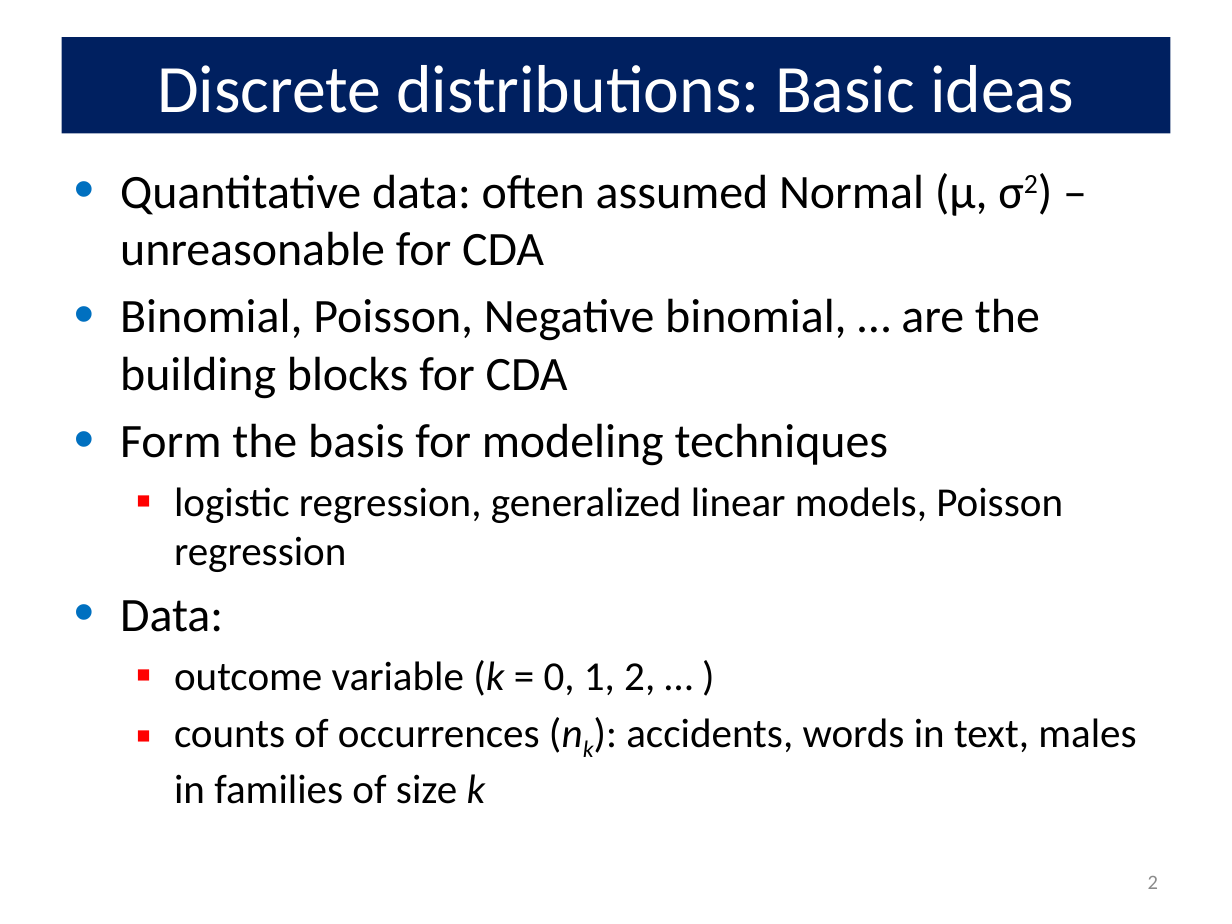
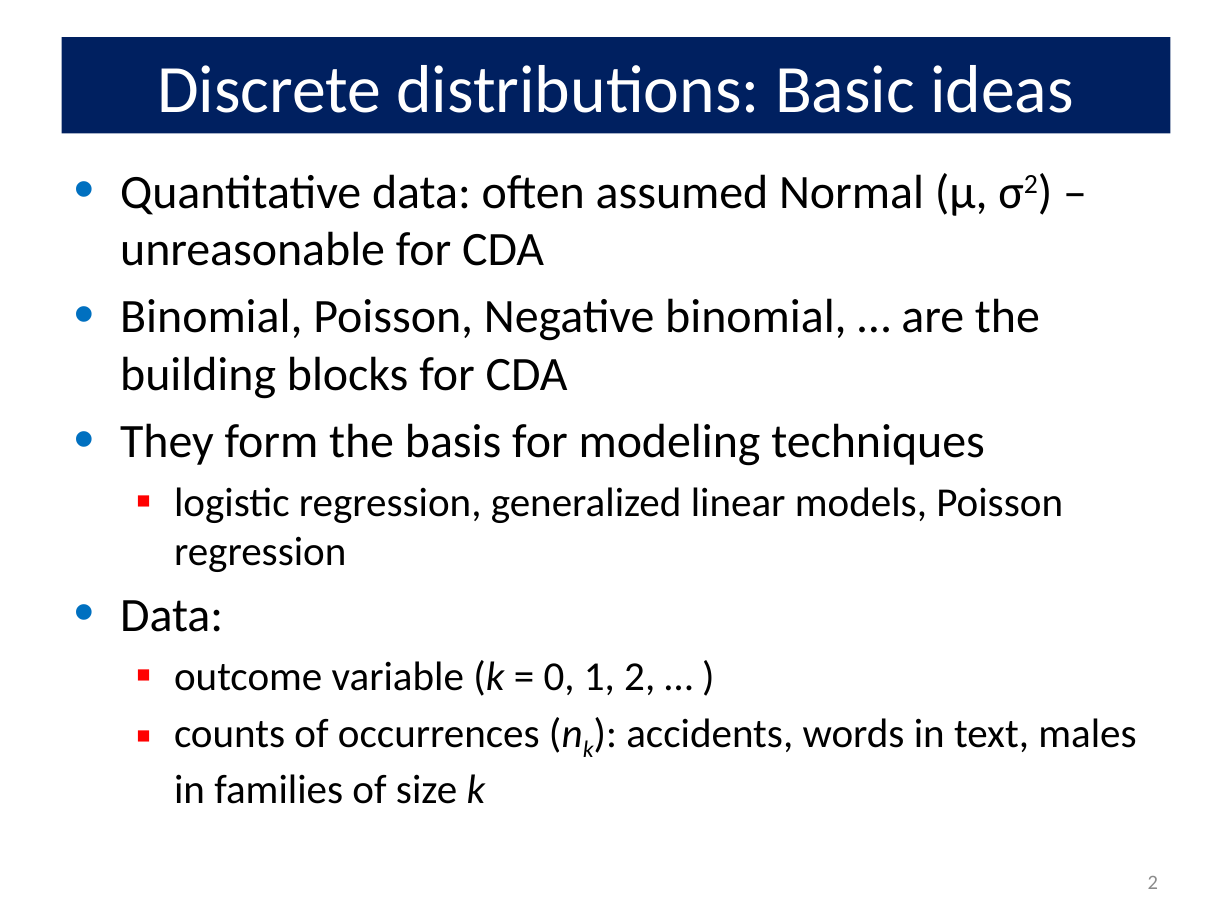
Before and after one commit to friendly/psy6136, a slide deck: slide 2 of docs/lectures/02-Discrete.pptx. Drawn at 1232x924 pixels with LibreOffice and Linux fonts; fonts in the diff are those of the drawing. Boxes give left, top, right and bottom in pixels: in the first picture for what was removed or moved away, otherwise in the second. Text is boxed around its words. In the diff, an @@ line names an element or a change of style, - is before the commit and + after.

```diff
--- a/docs/lectures/02-Discrete.pptx
+++ b/docs/lectures/02-Discrete.pptx
@@ text at box(120, 423, 985, 466): text changed @@
-• Form the basis for modeling techniques
+• They form the basis for modeling techniques
```
Also in this commit, not shown: 5 other slides changed, 1 slide added, 21 other files.
